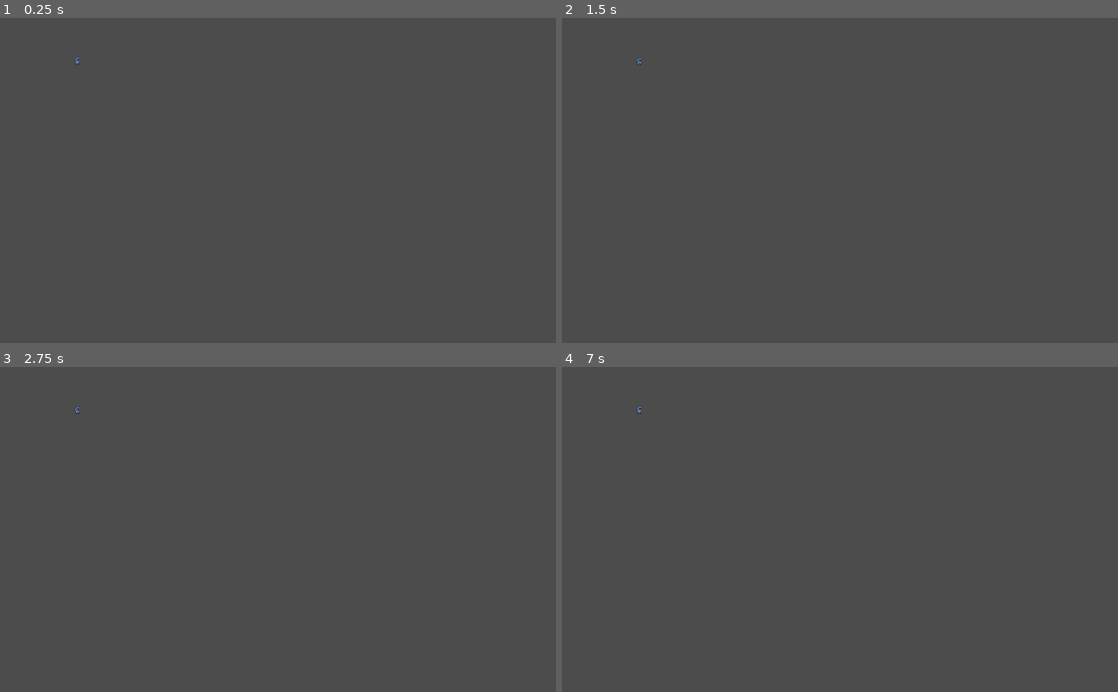
Above: before the commit, frames 1-4 (two rows, left to right).
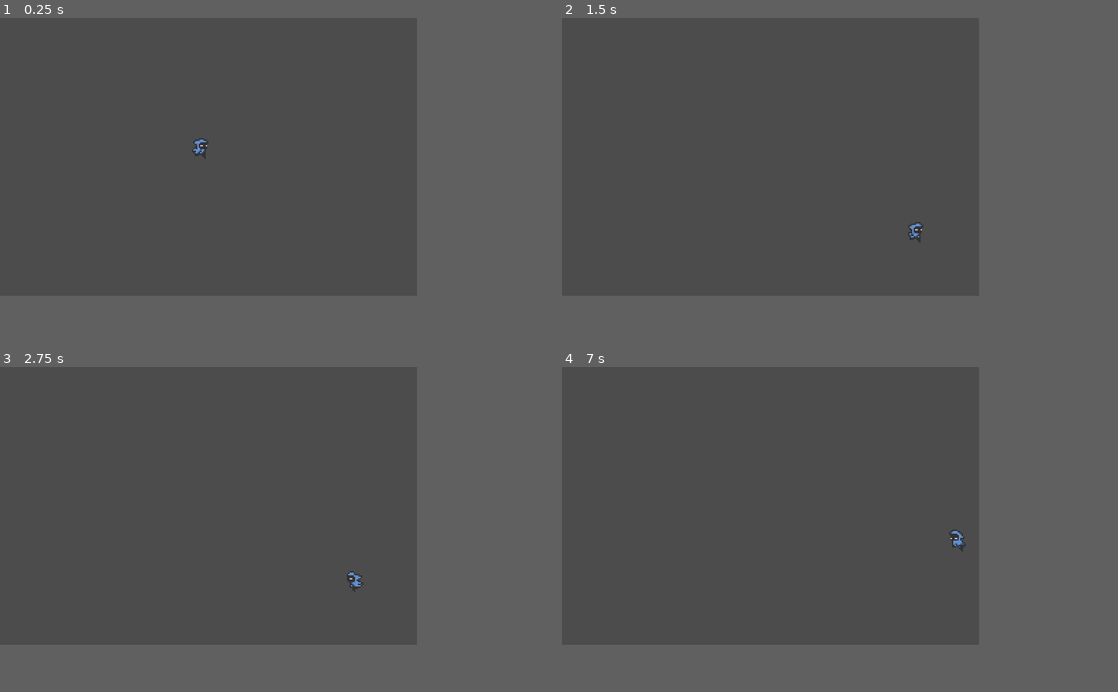
Above: after the commit, the same moments.

Repository: RealNesara/Platformer
Game: Godot game, scene res://Scenes/World.tscn
Same seed, same stepped clock (60 frames per second), same inputs: the game is played once before the commit and once after it. The project has no main scene, so this scene is started directly.
Inputs:
- Up to frame 1 (0.25 s): no input
- Up to frame 2 (1.5 s): hold D (right, bound only after the commit) from 0.53 s (still down); tap Space (jump, bound only after the commit) at 0.6, 0.77, 1.07, 1.35 s
- Up to frame 3 (2.75 s): tap Space (jump, bound only after the commit) at 1.52, 1.82, 2.1 s; release D (right, bound only after the commit) at 2.03 s; hold A (left, bound only after the commit) from 2.03 s (still down)
- Up to frame 4 (7 s): release A (left, bound only after the commit) at 2.78 s; hold D (right, bound only after the commit) 2.78-4.28 s; tap Space (jump, bound only after the commit) at 2.85, 3.02, 3.32, 3.6, 3.77, 4.07, 4.25, 4.35, 4.52, 4.82, 5.1, 5.75, 5.85, 6.02, 6.32, 6.6, 6.77 s; tap Enter at 3.5, 5, 6.5 s; hold A (left, bound only after the commit) 4.28-5.03 s; hold D (right, bound only after the commit) 5.03-5.78 s; hold A (left, bound only after the commit) from 5.78 s (still down)
In our replay, the window is 800x468 before the commit and 600x400 after it. These sizes can differ from the game's own. Grey fills any space a smaller window leaves; there, only what the larger window draws over its background counts as a difference.

The runs differ from the first frame. In frame 1, 0.1% of the frame differs, in the area x 13-38%, y 11-44%; in frame 2, 0.1%; in frame 3, 0.1%; in frame 4, 0.1%, in the area x 13-73%, y 11-57%.

Commit message:
Jump and other animations done
Finished the jump and some other animations in the project

Diff:
--- a/Scenes/Player.gd
+++ b/Scenes/Player.gd
@@ -1,5 +1,76 @@
 extends KinematicBody2D
+
+export (int) var speed = 120
+export (int) var jump_speed = -180
+export (int) var gravity = 400
+export (int) var slide_speed = 400
+
+var velocity = Vector2.ZERO
+
+export (float) var friction = 10
+export (float) var acceleration = 25
+
+enum state {IDLE, RUNNING, PUSHING, ROLLING, JUMP, STARTJUMP, FALL, ATTACK}
+
+onready var player_state = state.IDLE
 
 func _ready():
 	$AnimationPlayer.play("Idle")
 	pass
+
+func update_animation(anim):
+	if velocity.x < 0:
+		$Sprite.flip_h = true
+	elif velocity.x > 0:
+		$Sprite.flip_h = false
+
+	match(anim):
+		state.FALL:
+			$AnimationPlayer.play("Fall")
+		state.ATTACK:
+			$AnimationPlayer.play("Attack")
+		state.IDLE:
+			$AnimationPlayer.play("Idle")
+		state.JUMP:
+			$AnimationPlayer.play("Jump")
+		state.PUSHING:
+			$AnimationPlayer.play("Pushing")
+		state.RUNNING:
+			$AnimationPlayer.play("Running")
+
+	pass
+
+func handle_state(player_state):
+	match(player_state):
+		state.STARTJUMP:
+			velocity.y = jump_speed
+	pass
+
+func get_input():
+	var dir = Input.get_action_strength("right") - Input.get_action_strength("left")
+	if dir != 0:
+		velocity.x = move_toward(velocity.x, dir*speed, acceleration)
+	else:
+		velocity.x = move_toward(velocity.x, 0, friction)
+
+func _physics_process(delta):
+	get_input()
+	print(is_on_floor())
+	if velocity == Vector2.ZERO:
+		player_state = state.IDLE
+	if Input.is_action_just_pressed("jump") and is_on_floor():
+		player_state = state.STARTJUMP
+	elif velocity.x != 0:
+		player_state = state.RUNNING
+
+	if not is_on_floor():
+		if velocity.y < 0:
+			player_state = state.JUMP
+		if velocity.y > 0:
+			player_state = state.FALL
+
+	handle_state(player_state)
+	update_animation(player_state)
+	#set gravity
+	velocity.y += gravity * delta
+	velocity = move_and_slide(velocity, Vector2.UP)
--- /dev/null
+++ b/Scenes/World.gd
@@ -0,0 +1,16 @@
+extends Node2D
+
+
+# Declare member variables here. Examples:
+# var a = 2
+# var b = "text"
+
+
+# Called when the node enters the scene tree for the first time.
+func _ready():
+	pass # Replace with function body.
+
+
+# Called every frame. 'delta' is the elapsed time since the previous frame.
+#func _process(delta):
+#	pass
--- a/Scenes/World.tscn
+++ b/Scenes/World.tscn
@@ -1,9 +1,18 @@
-[gd_scene load_steps=2 format=2]
+[gd_scene load_steps=3 format=2]
 
 [ext_resource path="res://Scenes/Player.tscn" type="PackedScene" id=1]
+
+[sub_resource type="RectangleShape2D" id=1]
+extents = Vector2( 238, 10 )
 
 [node name="World" type="Node2D"]
 position = Vector2( -3, 0 )
 
 [node name="Player" parent="." instance=ExtResource( 1 )]
-position = Vector2( 146, 80 )
+position = Vector2( 148, 80 )
+
+[node name="StaticBody2D" type="StaticBody2D" parent="."]
+
+[node name="CollisionShape2D" type="CollisionShape2D" parent="StaticBody2D"]
+position = Vector2( 284, 170 )
+shape = SubResource( 1 )
--- a/project.godot
+++ b/project.godot
@@ -13,6 +13,36 @@
 config/name="Platformer"
 config/icon="res://icon.png"
 
+[display]
+
+window/size/width=300
+window/size/height=200
+window/size/test_width=1200
+window/size/test_height=800
+window/stretch/mode="2d"
+window/stretch/aspect="keep"
+
+[input]
+
+right={
+"deadzone": 0.5,
+"events": [ Object(InputEventKey,"resource_local_to_scene":false,"resource_name":"","device":0,"alt":false,"shift":false,"control":false,"meta":false,"command":false,"pressed":false,"scancode":68,"physical_scancode":0,"unicode":0,"echo":false,"script":null)
+, Object(InputEventKey,"resource_local_to_scene":false,"resource_name":"","device":0,"alt":false,"shift":false,"control":false,"meta":false,"command":false,"pressed":false,"scancode":16777233,"physical_scancode":0,"unicode":0,"echo":false,"script":null)
+ ]
+}
+left={
+"deadzone": 0.5,
+"events": [ Object(InputEventKey,"resource_local_to_scene":false,"resource_name":"","device":0,"alt":false,"shift":false,"control":false,"meta":false,"command":false,"pressed":false,"scancode":65,"physical_scancode":0,"unicode":0,"echo":false,"script":null)
+, Object(InputEventKey,"resource_local_to_scene":false,"resource_name":"","device":0,"alt":false,"shift":false,"control":false,"meta":false,"command":false,"pressed":false,"scancode":16777231,"physical_scancode":0,"unicode":0,"echo":false,"script":null)
+ ]
+}
+jump={
+"deadzone": 0.5,
+"events": [ Object(InputEventKey,"resource_local_to_scene":false,"resource_name":"","device":0,"alt":false,"shift":false,"control":false,"meta":false,"command":false,"pressed":false,"scancode":32,"physical_scancode":0,"unicode":0,"echo":false,"script":null)
+, Object(InputEventKey,"resource_local_to_scene":false,"resource_name":"","device":0,"alt":false,"shift":false,"control":false,"meta":false,"command":false,"pressed":false,"scancode":16777232,"physical_scancode":0,"unicode":0,"echo":false,"script":null)
+ ]
+}
+
 [physics]
 
 common/enable_pause_aware_picking=true
